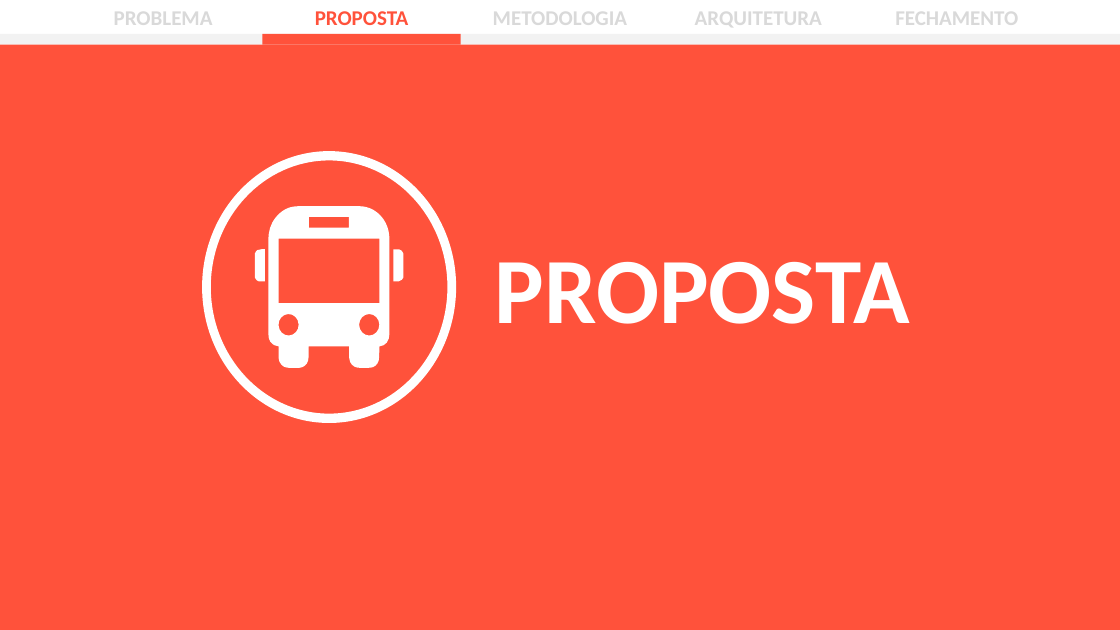
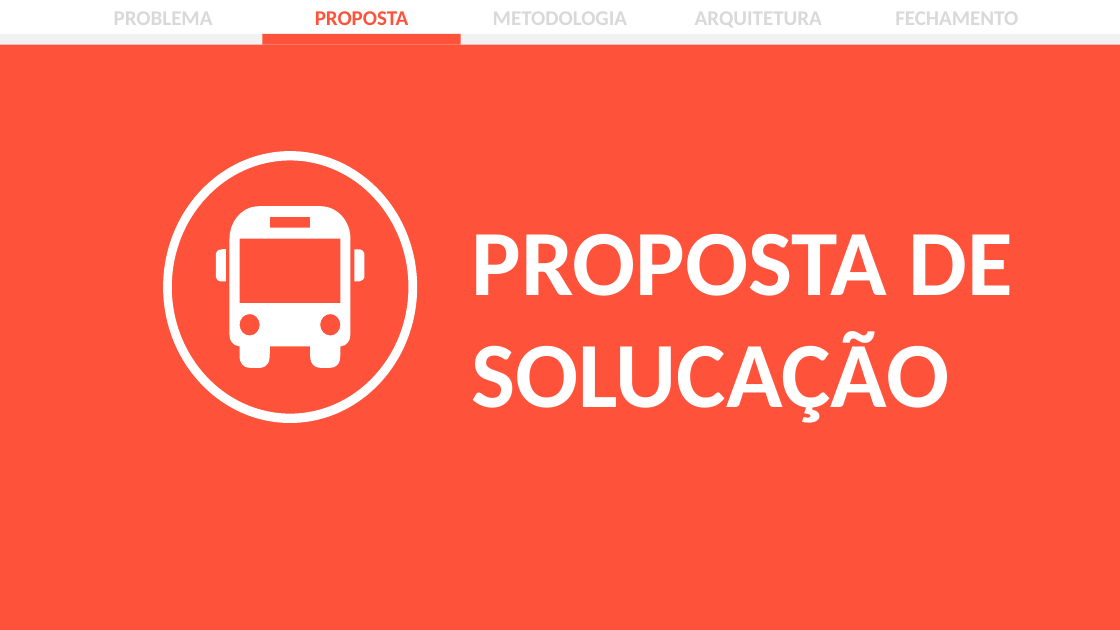
Before and after one commit to ICEI-PUC-Minas-PPLES-TI/plf-es-2022-2-ti1-7924100-mobilidade-urbana, a slide deck: slide 6 of docs/apresentacao/Apresentação - Sprint 4.pptx. Drawn at 1120x630 pixels with LibreOffice and Linux fonts; fonts in the diff are those of the drawing. Boxes give left, top, right and bottom in pixels: in the first picture for what was removed or moved away, otherwise in the second. Text is boxed around its words. In the diff, an @@ line names an element or a change of style, - is before the commit and + after.

```diff
--- a/docs/apresentacao/Apresentação - Sprint 4.pptx
+++ b/docs/apresentacao/Apresentação - Sprint 4.pptx
@@ 4 freeform shapes: place and size @@
-4 freeform shapes at bbox=[202, 151, 456, 423]
+4 freeform shapes at bbox=[163, 151, 417, 423]
@@ text at bbox=[472, 234, 1012, 423]: text changed @@
-PROPOSTA
+PROPOSTA DE SOLUCAÇÃO
```
Also in this commit, not shown: 12 other slides changed, 10 other files.
